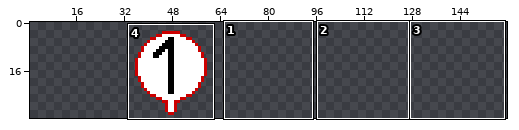
Sprite sheet: art/NodeIndicator.png. Above: a wide view before the commit, with the close-up outlined.
Close-up. First the earlier version:
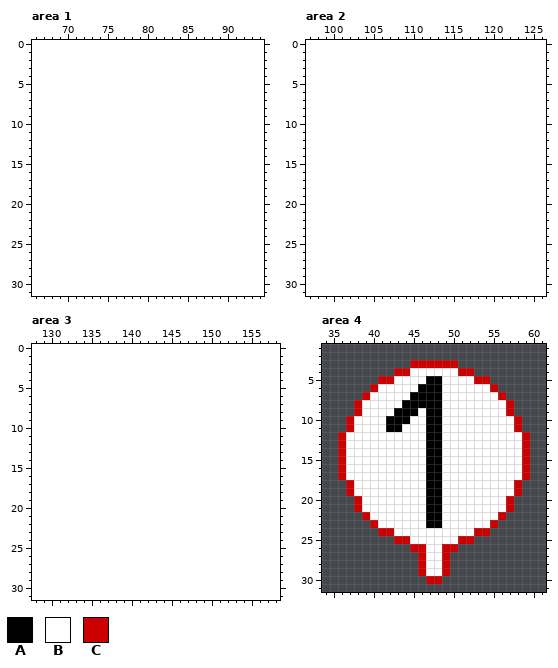
The file is 32x32 pixels. Shown: area 1: x 66..94, y 0..31; area 2: x 97..126, y 0..31; area 3: x 128..158, y 0..31; area 4: x 34..61, y 1..31. The old version is drawn lined up with the new one, on the new canvas. The wide view leaves out empty margins. The commit also changed other parts of the picture, which this record leaves out.
Palette (. is transparent): A #000000  B #ffffff  C #cc0000
Pixels before, area 4, first column x 36:
 3 .........CCCCCC.........
 4 .......CCBBBBBBCC.......
 5 .....CCBBBBAABBBBCC.....
 6 ....CBBBBBAAABBBBBBC....
 7 ...CBBBBBAAAABBBBBBBC...
 8 ..CBBBBBAAAAABBBBBBBBC..
 9 ..CBBBBAAABAABBBBBBBBC..
10 .CBBBBAAABBAABBBBBBBBBC.
11 .CBBBBAABBBAABBBBBBBBBC.
12 CBBBBBBBBBBAABBBBBBBBBBC
13 CBBBBBBBBBBAABBBBBBBBBBC
14 CBBBBBBBBBBAABBBBBBBBBBC
15 CBBBBBBBBBBAABBBBBBBBBBC
16 CBBBBBBBBBBAABBBBBBBBBBC
17 CBBBBBBBBBBAABBBBBBBBBBC
18 .CBBBBBBBBBAABBBBBBBBBC.
19 .CBBBBBBBBBAABBBBBBBBBC.
20 ..CBBBBBBBBAABBBBBBBBC..
21 ..CBBBBBBBBAABBBBBBBBC..
22 ...CBBBBBBBAABBBBBBBC...
23 ....CBBBBBBAABBBBBBC....
24 .....CCBBBBBBBBBBCC.....
25 .......CCBBBBBBCC.......
26 .........CCBBCC.........
27 ..........CBBC..........
28 ..........CBBC..........
29 ..........CBBC..........
30 ...........CC...........
The result:
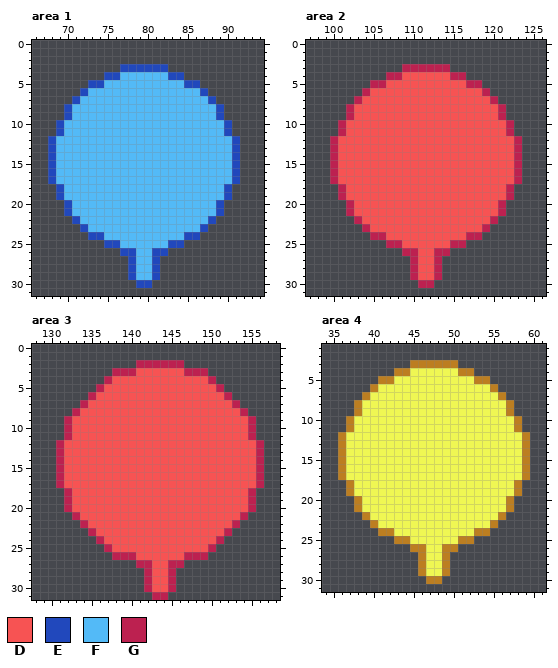
Colours new in this view: D #f75353  E #2148bc  F #53baf7  G #bc2150
From old to new:
canvas 32x32 -> 160x32, the old top-left corner now at 32,0
colour B: #ffffff -> #eff753
colour C: #cc0000 -> #bc7e21
Changed rows in their new state; - is a pixel that keeps its letter.
Area 1:
first column x 68:
 3 ---------EEEEEE---------
 4 -------EEFFFFFFEE-------
 5 -----EEFFFFFFFFFFEE-----
 6 ----EFFFFFFFFFFFFFFE----
 7 ---EFFFFFFFFFFFFFFFFE---
 8 --EFFFFFFFFFFFFFFFFFFE--
 9 --EFFFFFFFFFFFFFFFFFFE--
10 -EFFFFFFFFFFFFFFFFFFFFE-
11 -EFFFFFFFFFFFFFFFFFFFFE-
12 EFFFFFFFFFFFFFFFFFFFFFFE
13 EFFFFFFFFFFFFFFFFFFFFFFE
14 EFFFFFFFFFFFFFFFFFFFFFFE
15 EFFFFFFFFFFFFFFFFFFFFFFE
16 EFFFFFFFFFFFFFFFFFFFFFFE
17 EFFFFFFFFFFFFFFFFFFFFFFE
18 -EFFFFFFFFFFFFFFFFFFFFE-
19 -EFFFFFFFFFFFFFFFFFFFFE-
20 --EFFFFFFFFFFFFFFFFFFE--
21 --EFFFFFFFFFFFFFFFFFFE--
22 ---EFFFFFFFFFFFFFFFFE---
23 ----EFFFFFFFFFFFFFFE----
24 -----EEFFFFFFFFFFEE-----
25 -------EEFFFFFFEE-------
26 ---------EEFFEE---------
27 ----------EFFE----------
28 ----------EFFE----------
29 ----------EFFE----------
30 -----------EE-----------
Area 2:
first column x 100:
 3 ---------GGGGGG---------
 4 -------GGDDDDDDGG-------
 5 -----GGDDDDDDDDDDGG-----
 6 ----GDDDDDDDDDDDDDDG----
 7 ---GDDDDDDDDDDDDDDDDG---
 8 --GDDDDDDDDDDDDDDDDDDG--
 9 --GDDDDDDDDDDDDDDDDDDG--
10 -GDDDDDDDDDDDDDDDDDDDDG-
11 -GDDDDDDDDDDDDDDDDDDDDG-
12 GDDDDDDDDDDDDDDDDDDDDDDG
13 GDDDDDDDDDDDDDDDDDDDDDDG
14 GDDDDDDDDDDDDDDDDDDDDDDG
15 GDDDDDDDDDDDDDDDDDDDDDDG
16 GDDDDDDDDDDDDDDDDDDDDDDG
17 GDDDDDDDDDDDDDDDDDDDDDDG
18 -GDDDDDDDDDDDDDDDDDDDDG-
19 -GDDDDDDDDDDDDDDDDDDDDG-
20 --GDDDDDDDDDDDDDDDDDDG--
21 --GDDDDDDDDDDDDDDDDDDG--
22 ---GDDDDDDDDDDDDDDDDG---
23 ----GDDDDDDDDDDDDDDG----
24 -----GGDDDDDDDDDDGG-----
25 -------GGDDDDDDGG-------
26 ---------GGDDGG---------
27 ----------GDDG----------
28 ----------GDDG----------
29 ----------GDDG----------
30 -----------GG-----------
Area 3:
first column x 131:
 2 ----------GGGGGG----------
 3 -------GGGDDDDDDGGG-------
 4 ------GDDDDDDDDDDDDG------
 5 -----GDDDDDDDDDDDDDDG-----
 6 ----GDDDDDDDDDDDDDDDDG----
 7 ---GDDDDDDDDDDDDDDDDDDG---
 8 --GDDDDDDDDDDDDDDDDDDDDG--
 9 -GDDDDDDDDDDDDDDDDDDDDDDG-
10 -GDDDDDDDDDDDDDDDDDDDDDDG-
11 -GDDDDDDDDDDDDDDDDDDDDDDG-
12 GDDDDDDDDDDDDDDDDDDDDDDDDG
13 GDDDDDDDDDDDDDDDDDDDDDDDDG
14 GDDDDDDDDDDDDDDDDDDDDDDDDG
15 GDDDDDDDDDDDDDDDDDDDDDDDDG
16 GDDDDDDDDDDDDDDDDDDDDDDDDG
17 GDDDDDDDDDDDDDDDDDDDDDDDDG
18 -GDDDDDDDDDDDDDDDDDDDDDDG-
19 -GDDDDDDDDDDDDDDDDDDDDDDG-
20 -GDDDDDDDDDDDDDDDDDDDDDDG-
21 --GDDDDDDDDDDDDDDDDDDDDG--
22 ---GDDDDDDDDDDDDDDDDDDG---
23 ----GDDDDDDDDDDDDDDDDG----
24 -----GDDDDDDDDDDDDDDG-----
25 ------GDDDDDDDDDDDDG------
26 -------GGGDDDDDDGGG-------
27 ----------GGDDGG----------
28 -----------GDDG-----------
29 -----------GDDG-----------
30 -----------GDDG-----------
31 ------------GG------------
Area 4:
first column x 42:
 5 -----BB
 6 ----BBB
 7 ---BBBB
 8 --BBBBB
 9 -BBB-BB
10 BBB--BB
11 BB---BB
12 -----BB
13 -----BB
14 -----BB
15 -----BB
16 -----BB
17 -----BB
18 -----BB
19 -----BB
20 -----BB
21 -----BB
22 -----BB
23 -----BB
Boxes around the changes in both close-ups, in picture pixels (x1, y1, x2, y2):
added: (48, 64, 240, 288)
added: (330, 64, 522, 288)
added: (56, 360, 264, 600)
changed: (338, 360, 530, 584)
